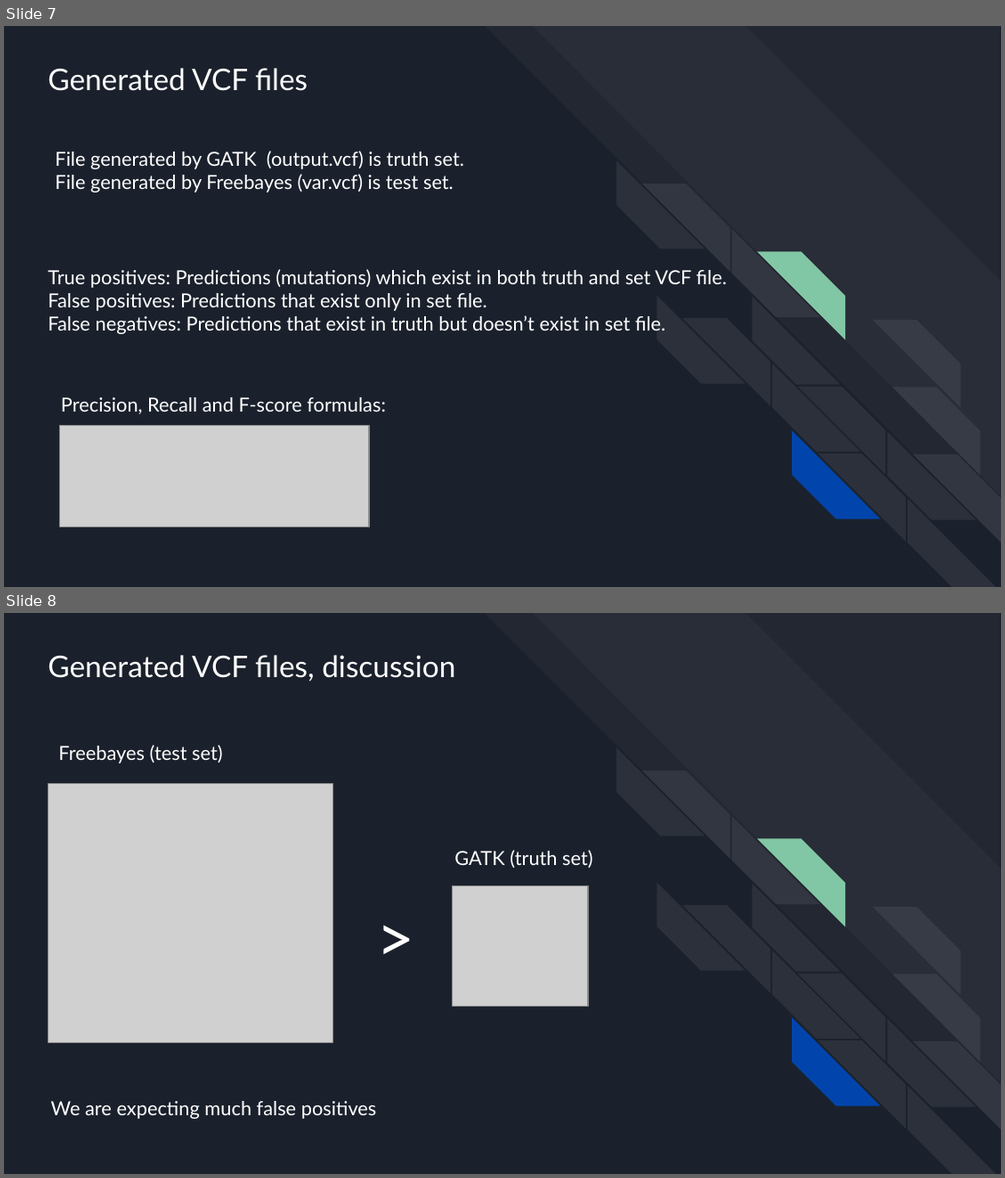
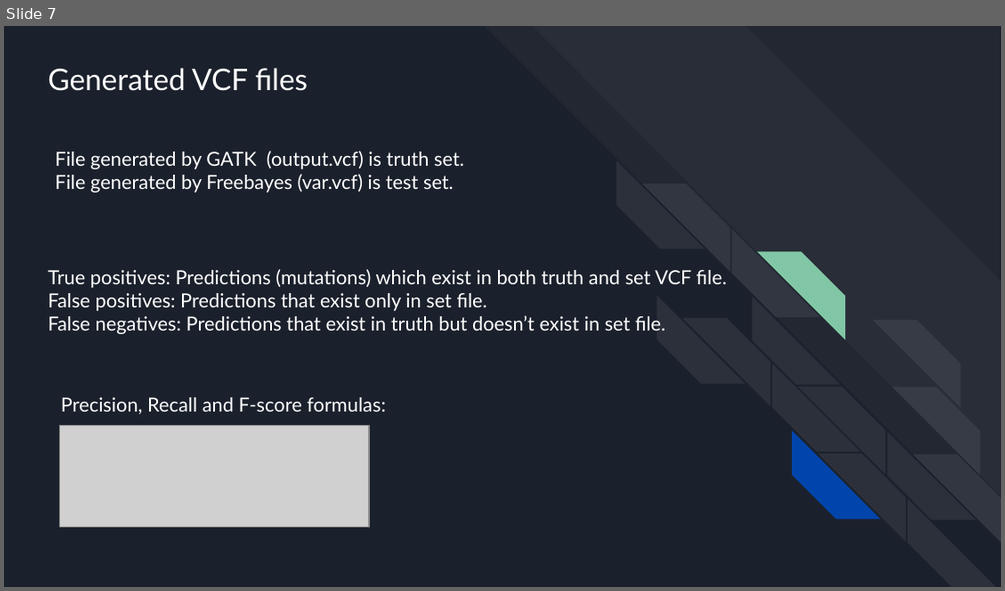
Before and after one commit to github-storage/Genome_Informatics_project, a slide deck: VCF comparasion.pptx. Shown one above the other, each under a label of ours: slides 7 and 8 before the commit, slide 7 after it. The pictures are 1005x1178 and 1005x591 pixels, drawn with LibreOffice and Linux fonts; fonts in the diff are those of the drawing; grey boxes stand for pictures. Boxes give left, top, right and bottom in pixels: in the first picture for what was removed or moved away, otherwise in the second. Text is boxed around its words. In the diff, an @@ line names an element or a change of style, - is before the commit and + after.

```diff
--- a/VCF comparasion.pptx
+++ b/VCF comparasion.pptx
@@ slide 8 removed at box(4, 613, 1001, 1174), background #1B212C; not listed: 18 template elements that a slide beside it also shows @@
@@ title removed at box(48, 655, 455, 682) @@
-Generated VCF files, discussion
@@ text removed at box(58, 745, 223, 763) @@
-Freebayes (test set)
@@ picture removed at box(48, 784, 333, 1043) @@
@@ text removed at box(454, 850, 593, 868) @@
-GATK (truth set)
@@ text removed at box(367, 885, 419, 986) @@
->
@@ picture removed at box(453, 885, 588, 1005) @@
@@ text removed at box(51, 1101, 377, 1119) @@
-We are expecting much false positives
```
Also in this commit, not shown: 3 slides changed, 1 slide added.
